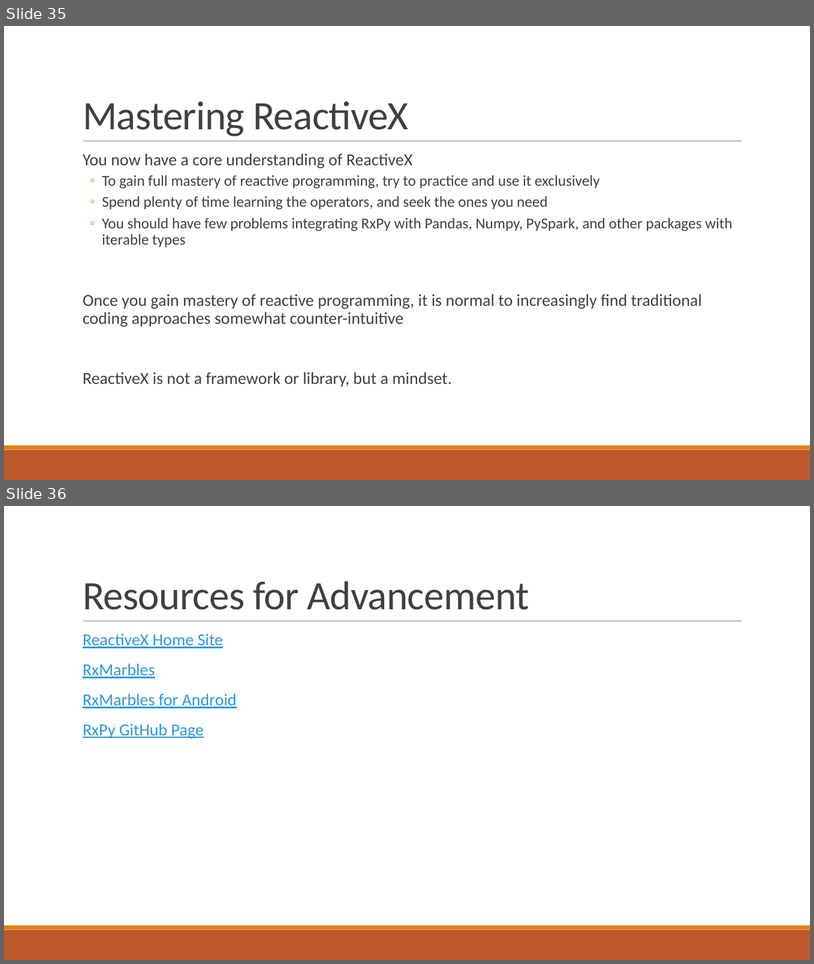
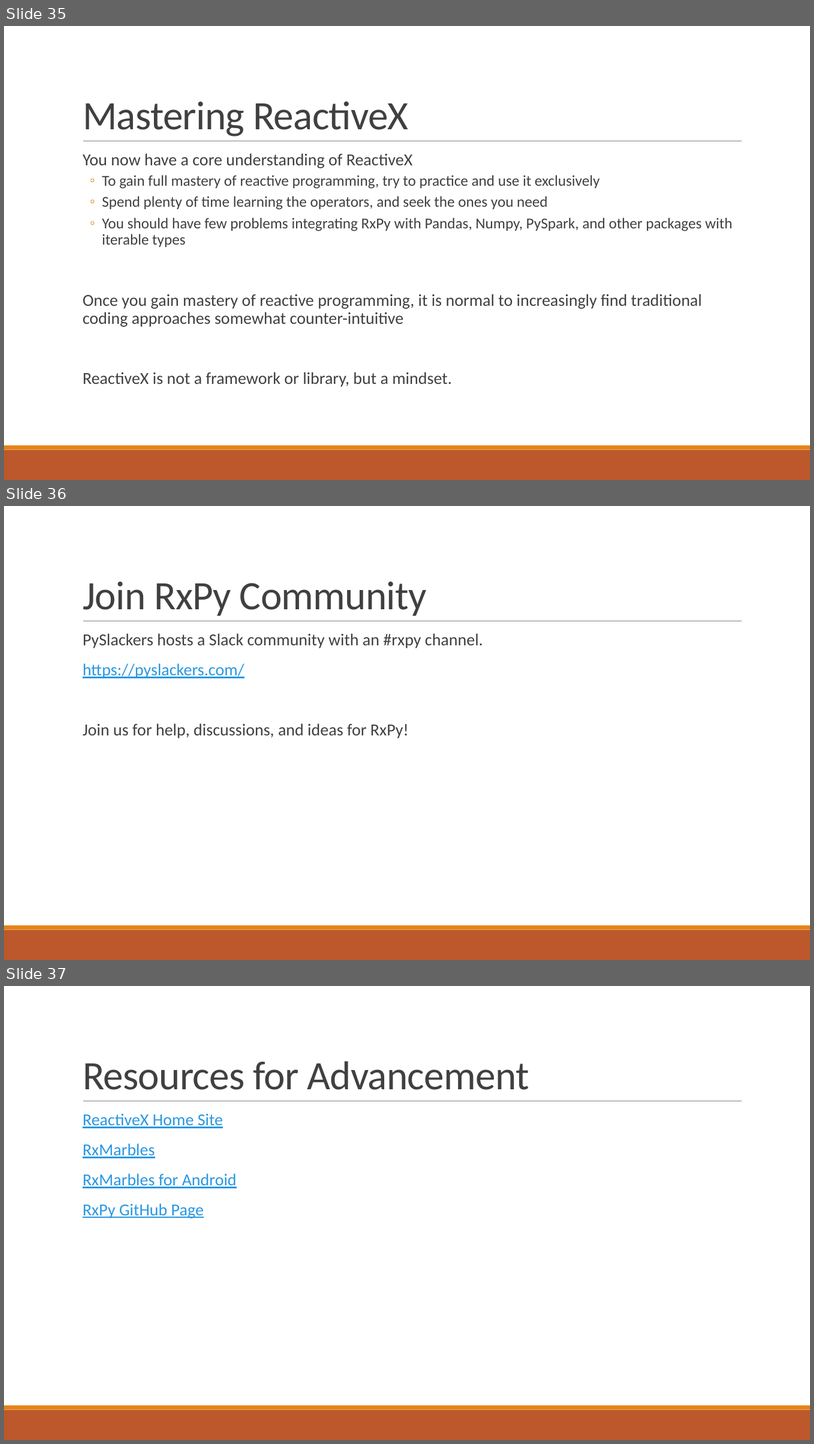
Before and after one commit to thomasnield/oreilly_reactive_python_for_data, a slide deck: resources/reactive_python_slides_v2.pptx. Shown one above the other, each under a label of ours: slides 35 and 36 before the commit, slides 35, 36 and 37 after it. The pictures are 814x964 and 814x1444 pixels, drawn with LibreOffice and Linux fonts; fonts in the diff are those of the drawing. Boxes give left, top, right and bottom in pixels: in the first picture for what was removed or moved away, otherwise in the second. Text is boxed around its words. In the diff, an @@ line names an element or a change of style, - is before the commit and + after.

Commit message:
add community slide

```diff
--- a/resources/reactive_python_slides_v2.pptx
+++ b/resources/reactive_python_slides_v2.pptx
@@ slide 36 added at (4,506,810,960), background #FFFFFF; not listed: 3 template elements that a slide beside it also shows @@
@@ title added at (83,582,427,616), 48 pt, text #404040 @@
+Join RxPy Community
@@ text added at (83,633,483,738), 20 pt, text #404040 @@
+  PySlackers hosts a Slack community with an #rxpy channel.
+  https://pyslackers.com/
+  Join us for help, discussions, and ideas for RxPy!
@@ what was slide 36 is now slide 37 @@
```
